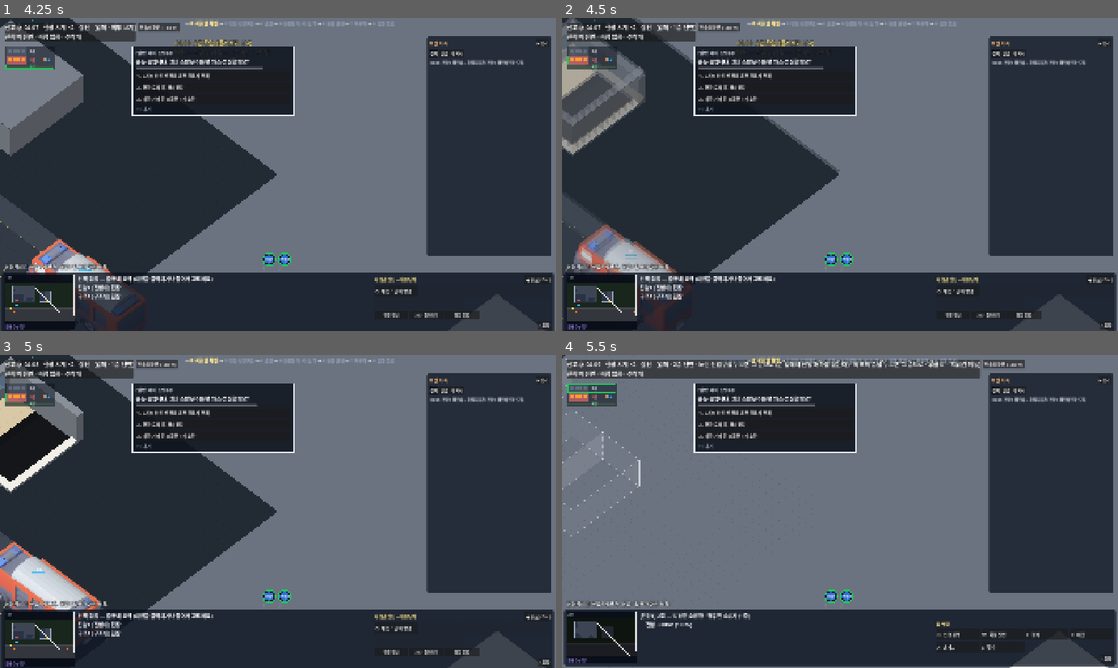
Above: before the commit, frames 1-4 (two rows, left to right).
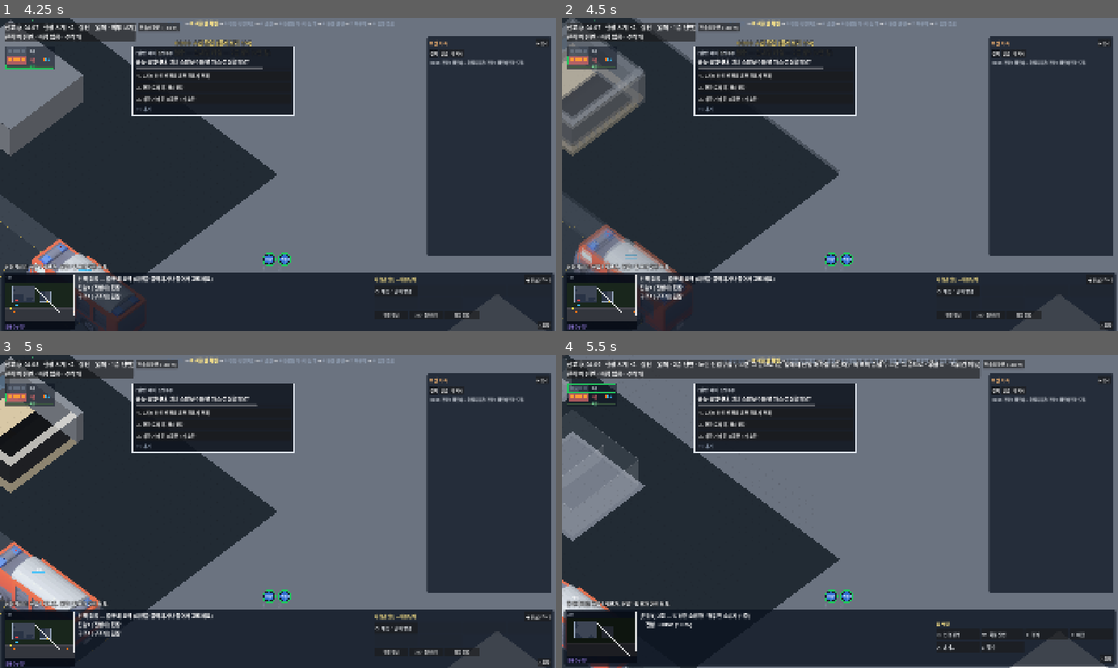
Above: after the commit, the same moments.

Repository: koo2957-collab/golden-time-game
Game: Godot game, scene res://scenes/world/world.tscn
The game is run twice, just before and just after one commit, with the same random seed, the same clock (stepped at 60 frames per second) and the same inputs. This scene is started directly instead of the project's main scene.
Inputs (mouse positions are in pixels of both pictures, inside the frame that each line leads up to):
- Up to frame 1 (4.25 s): click "현장 도착 (Enter)" at 0.5 s; tap Enter at 1.25 s; drag from (38, 299) to (333, 105) at 1.27 s; click "Q 전략 변경…" at 2 s; click "◀ 뒤로 (Esc)" at 2.75 s; click "W 대응단계…" at 3.5 s
- Up to frame 2 (4.5 s): drag from (589, 58) to (812, 237) at 4.27 s
- Up to frame 3 (5 s): no input
- Up to frame 4 (5.5 s): move the mouse to (840, 599) at 5.02 s; hold Page Up (floor_up) from 5.03 s (still down); tap Right (camera_right) at 5.1 s; click (840, 599) at 5.17 s

Frame 1 is identical in both runs. In frame 2, 0.6% of the frame differs, in the area x 0-14%, y 22-45%; in frame 3, 0.9%; in frame 4, 20%, in the area x 0-50%, y 0-100%.

Commit message:
F01: 단면 보기 — 앞 바깥벽 15% 반투명·실내 벽 허리 높이 그라데이션·문·창 진하게, 바로 위·아래 층 회백색 10%, 먼 아래층 외관 덩어리
Co-Authored-By: Claude Opus 5.5 <noreply@anthropic.com>

Diff:
--- a/data/ui/view_params.json
+++ b/data/ui/view_params.json
@@ -5,7 +5,12 @@
   "above_alpha": {"value": 0.25, "source": "화면 설정", "note": "쓰지 않음 (2026-11-11 F01: 위·아래 다른 층은 벽 선·사람 테두리만 — 투명도는 FloorLayer.GHOST_* 색에)"},
   "visible_floors_below": {"value": 2, "source": "화면 설정", "note": "지금 층 아래로 함께 쌓아 보일 층 수. 층 번호가 이어진 층만 (초고층의 생략 층·땅 밑은 쌓지 않는다)"},
   "below_modulate": {"value": [0.75, 0.55], "source": "화면 설정", "note": "아래 층 밝기 (한 층 아래, 두 층 아래)"},
-  "front_wall": {"value": "cut", "source": "화면 설정", "note": "단면 보기의 앞벽(남·동)과 실내 벽 모양: cut(잘린 벽) / hidden(숨김)"},
+  "front_wall": {"value": "glass", "source": "화면 설정", "note": "단면 보기의 앞벽(남·동)과 실내 벽 모양: glass(2026-11-11 사용자 결정 — 앞 바깥벽은 천장 높이 반투명, 실내 벽은 허리 높이 위로 갈수록 투명) / cut(잘린 벽) / hidden(숨김)"},
+  "front_wall_alpha": {"value": 0.15, "source": "화면 설정", "note": "앞 바깥벽(남·동) 면 진하기 (2026-11-11 사용자 결정 15%). 문·창은 진하게 그대로"},
+  "wall_cap_alpha": {"value": 0.75, "source": "화면 설정", "note": "앞 바깥벽 꼭대기 띠 진하기 — 면이 투명해도 건물 경계가 또렷하게"},
+  "inner_wall_m": {"value": 1.2, "source": "화면 설정", "note": "실내 벽 높이 (천장 2.4m의 절반, 2026-11-11 사용자 결정)"},
+  "inner_wall_top_alpha": {"value": 0.2, "source": "화면 설정", "note": "실내 벽 꼭대기 진하기 — 바닥 쪽 1에서 위로 갈수록 이 값까지 투명해진다"},
+  "adjacent_alpha": {"value": 0.1, "source": "화면 설정", "note": "바로 위·아래 층의 벽·바닥 진하기 (회백색 한 톤, 2026-11-11 사용자 결정 10%)"},
   "wall_cut_m": {"value": 0.2, "source": "화면 설정", "note": "잘린 벽 높이. 윗면을 밝은 단면 띠로 그린다"},
   "slab_m": {"value": 0.3, "source": "추정", "note": "층 사이 바닥판(슬래브) 두께. 앞쪽 모서리에 진회색 띠로 보인다"},
   "transition_s": {"value": 0.3, "source": "화면 설정", "note": "외부↔단면, 층 이동 전환 연출 시간 (시뮬레이션은 멈추지 않는다)"},
--- a/scripts/ui/building/floor_layer.gd
+++ b/scripts/ui/building/floor_layer.gd
@@ -119,6 +119,15 @@
 			if _ghost_units:
 				_ghost_units.visible = v
 			queue_redraw()
+## 다른 층 그리는 방식: 0 지금 층 / 1 바로 위·아래 / 2 먼 아래층(외관 덩어리) / 3 먼 위층(사람 테두리만). ghost는 0이 아닐 때 켜진다
+var ghost_mode := 0:
+	set(v):
+		if v != ghost_mode:
+			ghost_mode = v
+			ghost = v != 0
+			queue_redraw()
+var _ghost_outdoor_idx: Dictionary = {}  # level -> 바깥 땅 칸 삼각형 index
+var _ghost_floor_idx: Dictionary = {}  # level -> 실내 바닥 칸 삼각형 index
 const GHOST_WALL := Color(1, 1, 1, 0.42)
 const GHOST_INNER := Color(1, 1, 1, 0.34)
 const GHOST_FIRE_WALL := Color(1.0, 0.55, 0.15, 0.8)
@@ -1171,7 +1180,14 @@
 	match t:
 		BuildingData.Cell.WALL:
 			var wh := _wall_height(x, y)
-			_block(x, y, 0.0, wh, _structure_color(skin.color("wall")), _cut_top(wh))
+			match stack.wall_kind(level, x, y, _outside()):
+				FloorStack.Wall.GLASS:
+					_wall_piece(x, y, 0.0, wh, _structure_color(skin.color("wall")), stack.params.front_wall_alpha, stack.params.front_wall_alpha, stack.params.wall_cap_alpha)
+				FloorStack.Wall.HALF:
+					var ta := stack.params.inner_wall_top_alpha
+					_wall_piece(x, y, 0.0, wh, _structure_color(skin.color("wall")), 1.0, ta, maxf(ta, 0.35))
+				_:
+					_block(x, y, 0.0, wh, _structure_color(skin.color("wall")), _cut_top(wh))
 		BuildingData.Cell.WINDOW:
 			_draw_window(x, y)
 		BuildingData.Cell.DOOR:
@@ -1267,8 +1283,12 @@
 		return
 	_block(x, y, 0.0, WINDOW_SILL_M, wall)
 	if glass.a > 0.0:
-		_block(x, y, WINDOW_SILL_M, WINDOW_TOP_M, glass)
-	_block(x, y, WINDOW_TOP_M, h, wall)
+		_block(x, y, WINDOW_SILL_M, minf(WINDOW_TOP_M, h), glass)
+	# 창 위 벽: 앞 바깥벽이면 벽과 같은 반투명 (창 자체는 진하게 — 깨서 배연하는 대상)
+	if stack.wall_kind(level, x, y, _outside()) == FloorStack.Wall.GLASS:
+		_wall_piece(x, y, WINDOW_TOP_M, h, wall, stack.params.front_wall_alpha, stack.params.front_wall_alpha, stack.params.wall_cap_alpha)
+	else:
+		_block(x, y, WINDOW_TOP_M, h, wall)
 
 
 func _draw_flame(x: int, y: int, base_m: float) -> void:
@@ -1812,6 +1832,39 @@
 	_quad(nw + hi, ne + hi, se + hi, sw + hi, top_color if top_color.a > 0.0 else color)
 
 
+## 투명한 벽 한 칸: 이웃이 벽(벽·문·창)인 쪽 면은 그리지 않아 겹친 이음새가 보이지 않는다.
+## 면은 바닥(a0) → 꼭대기(a1)로 진하기가 바뀐다. 꼭대기 윗면은 cap 진하기 (벽 경계가 또렷하게)
+func _wall_piece(x: int, y: int, h0: float, h1: float, color: Color, a0: float, a1: float, cap: float) -> void:
+	if h1 <= h0:
+		return
+	var b := sim.building
+	var wallish := [BuildingData.Cell.WALL, BuildingData.Cell.DOOR, BuildingData.Cell.WINDOW]
+	var nw := proj.to_screen(Vector2(x, y))
+	var ne := proj.to_screen(Vector2(x + 1, y))
+	var se := proj.to_screen(Vector2(x + 1, y + 1))
+	var sw := proj.to_screen(Vector2(x, y + 1))
+	var lo := Vector2(0, -h0 * IsoProjection.PX_PER_M)
+	var hi := Vector2(0, -h1 * IsoProjection.PX_PER_M)
+	if not (b.in_bounds(x, y + 1) and b.cell(level, x, y + 1) in wallish):
+		var c := color.darkened(SOUTH_SHADE)
+		_quad_grad(sw + lo, se + lo, se + hi, sw + hi, Color(c, a0), Color(c, a1))
+	if not (b.in_bounds(x + 1, y) and b.cell(level, x + 1, y) in wallish):
+		var c := color.darkened(EAST_SHADE)
+		_quad_grad(ne + lo, se + lo, se + hi, ne + hi, Color(c, a0), Color(c, a1))
+	_quad(nw + hi, ne + hi, se + hi, sw + hi, Color(_structure_color(skin.color("cut_face")), cap))
+
+
+## 아래 두 점은 bottom 색, 위 두 점은 top 색 (a, b = 아래 / c, d = 위)
+func _quad_grad(a: Vector2, b: Vector2, c: Vector2, d: Vector2, bottom: Color, top: Color) -> void:
+	if _batching:
+		var base := _bq_pts.size()
+		_bq_pts.append_array([a, b, c, d])
+		_bq_cols.append_array([bottom, bottom, top, top])
+		_bq_idx.append_array([base, base + 1, base + 2, base, base + 2, base + 3])
+		return
+	draw_primitive(PackedVector2Array([a, b, c, d]), PackedColorArray([bottom, bottom, top, top]), PackedVector2Array())
+
+
 func _quad(a: Vector2, b: Vector2, c: Vector2, d: Vector2, color: Color) -> void:
 	if _batching:
 		var base := _bq_pts.size()
@@ -1891,12 +1944,15 @@
 
 
 func _wall_height(x: int, y: int) -> float:
-	# R17: 뒷벽(바깥이 북·서) 천장까지, 앞벽·실내 벽은 잘린 벽. 외부 보기는 외벽이 모두 천장까지
+	# R17: 뒷벽(바깥이 북·서) 천장까지. 외부 보기는 외벽이 모두 천장까지.
+	# 2026-11-11: 앞 바깥벽은 천장 높이 반투명(GLASS), 실내 벽은 허리 높이(HALF)
 	match stack.wall_kind(level, x, y, _outside()):
-		FloorStack.Wall.FULL:
+		FloorStack.Wall.FULL, FloorStack.Wall.GLASS:
 			return CEILING_M
 		FloorStack.Wall.CUT:
 			return stack.params.wall_cut_m
+		FloorStack.Wall.HALF:
+			return stack.params.inner_wall_m
 	return 0.0
 
 
@@ -2203,37 +2259,93 @@
 	return runs
 
 
-## 다른 층 = 유리 상자 (2026-11-11 사용자 결정): 벽을 높이 있는 면으로 — 바깥벽은 반투명 실선(위·아래·양 끝 세로선),
-## 확인된 내부 벽은 옅은 반투명 면 + 반투명 점선 테두리, 모르는 곳의 내부 벽은 그리지 않는다. 불을 아는 방의 벽은 주황
+## 다른 층 (2026-11-11 사용자 결정):
+##   ghost_mode 1 = 바로 위·아래 층: 벽·바닥만 회백색 한 톤 adjacent_alpha (바깥벽 천장 높이, 확인된 실내 벽 허리 높이)
+##   ghost_mode 2 = 먼 아래층: 건물 외관 덩어리 (외벽·창·지붕) — 땅에서부터 이어진 건물로 보인다
+##   ghost_mode 3 = 먼 위층: 아무것도 그리지 않는다 (지금 층을 가리므로 잘라 낸다 — 인형집 단면)
+## 어느 경우든 그 층의 대원은 노란 테두리, 발견한 요구조자는 빨간 테두리 (_draw_ghost_units, 지금 층 위에 비쳐 보임).
+## 1층(땅)이면 바깥 땅과 차량은 그대로 그린다
 func _draw_ghost() -> void:
 	_update_fire_rooms()
+	if level == _first_level and ghost_mode != 3:
+		_draw_outdoor_ground()
+		var alpha := sim.clock.alpha()
+		for v in sim.units.vehicles:
+			if not v.away:
+				_draw_vehicle(v, alpha)
+	match ghost_mode:
+		1:
+			_draw_adjacent()
+		2:
+			_draw_far_block()
+	if _ghost_units:
+		_ghost_units.queue_redraw()
+
+
+## 바깥 땅만 (건물 안 바닥 칸은 빼고)
+func _draw_outdoor_ground() -> void:
+	_update_ground_colors()
+	if not _ghost_outdoor_idx.has(level):
+		var idx := PackedInt32Array()
+		var types: PackedByteArray = _ground_types[level]
+		for n in types.size():
+			if types[n] in BuildingData.OUTDOOR:
+				var base := n * 4
+				idx.append_array([base, base + 1, base + 2, base, base + 2, base + 3])
+		_ghost_outdoor_idx[level] = idx
+	var oi: PackedInt32Array = _ghost_outdoor_idx[level]
+	if not oi.is_empty():
+		RenderingServer.canvas_item_add_triangle_array(get_canvas_item(), oi, _ground_points[level], _ground_colors)
+
+
+## 바로 위·아래 층: 실내 바닥 칸과 벽을 회백색 한 톤으로 흐리게
+func _draw_adjacent() -> void:
+	var a := stack.params.adjacent_alpha
+	var tone := Color(0.86, 0.87, 0.9)
+	# 바닥: 실내 칸 마름모를 한 번에
+	if not _ghost_floor_idx.has(level):
+		var idx := PackedInt32Array()
+		var types: PackedByteArray = _ground_types[level]
+		for n in types.size():
+			if not types[n] in BuildingData.OUTDOOR:
+				var base := n * 4
+				idx.append_array([base, base + 1, base + 2, base, base + 2, base + 3])
+		_ghost_floor_idx[level] = idx
+	var fi: PackedInt32Array = _ghost_floor_idx[level]
+	# 위층 바닥은 그리지 않는다: 지금 층 전체를 뿌옇게 덮는다 (벽만으로 위층이 있음을 안다)
+	if not fi.is_empty() and depth < ABOVE_DEPTH:
+		var cols := PackedColorArray()
+		cols.resize(_ground_points[level].size())
+		cols.fill(Color(tone, a))
+		RenderingServer.canvas_item_add_triangle_array(get_canvas_item(), fi, _ground_points[level], cols)
+	# 벽: 바깥벽은 천장 높이, 실내 벽은 확인된 곳만 허리 높이
 	var p := sim.perception
 	var plan_known := sim.command.interior.plan_known
 	for run: Dictionary in _ghost_wall_runs(level):
 		var outer: bool = run.outer
 		var known := outer or plan_known or not p.enabled
-		var burning := false
 		for ci: int in run.comps:
-			if _fire_rooms.has(ci):
-				burning = true
 			if not known and p.room_seen[ci] == 1:
 				known = true
 		if not known:
 			continue
+		var h := CEILING_M if outer else stack.params.inner_wall_m
 		var a0 := proj.to_screen(run.a, 0.0)
 		var b0 := proj.to_screen(run.b, 0.0)
-		var a1 := proj.to_screen(run.a, CEILING_M)
-		var b1 := proj.to_screen(run.b, CEILING_M)
-		var line: Color = GHOST_FIRE_WALL if burning else (GHOST_WALL if outer else GHOST_INNER)
-		var face := Color(line, GHOST_FACE_ALPHA if outer else GHOST_INNER_FACE_ALPHA)
-		draw_colored_polygon(PackedVector2Array([a0, b0, b1, a1]), face)
-		if outer:
-			draw_polyline(PackedVector2Array([a0, b0, b1, a1, a0]), line, 1.5)
-		else:
-			for seg in [[a1, b1], [a0, a1], [b0, b1], [a0, b0]]:
-				draw_dashed_line(seg[0], seg[1], line, 1.2, 5.0)
-	if _ghost_units:
-		_ghost_units.queue_redraw()
+		var a1 := proj.to_screen(run.a, h)
+		var b1 := proj.to_screen(run.b, h)
+		draw_colored_polygon(PackedVector2Array([a0, b0, b1, a1]), Color(tone, a))
+		draw_line(a1, b1, Color(tone, minf(1.0, a * 2.5)), 1.2)
+
+
+## 먼 아래층: 건물 외관 덩어리 (외벽 남·동 면 + 지붕 + 창)
+func _draw_far_block() -> void:
+	var fp: Rect2i = _footprint.get(level, _shell_fp)
+	var wall := Color(SHELL_WALL, 1.0)
+	_box(Vector2(fp.position), Vector2(fp.end), 0.0, CEILING_M, wall, wall, ROOF_TOP)
+	# 앞쪽(남·동) 창: 외부 보기와 같은 그림 (불빛·연기 창 색 포함)
+	for w: Dictionary in _ext_windows.get(level, []):
+		_draw_facade_window(w, 0.0, CEILING_M)
 
 
 ## 다른 층의 대원(노랑)·발견한 요구조자(빨강): 그림을 테두리 셰이더로. 그림이 없으면 동그라미 테두리
--- a/scripts/ui/building/floor_stack.gd
+++ b/scripts/ui/building/floor_stack.gd
@@ -6,7 +6,8 @@
 ## - 벽: 바깥이 북·서쪽에 붙은 외벽(뒷벽, 카메라에서 먼 쪽)은 온전하게 세워 건물 모양을 남기고,
 ##   앞벽(남·동)과 실내 벽은 잘린 벽(또는 숨김)이다. 외부 보기에서는 외벽이 모두 온전하다.
 
-enum Wall { FULL, CUT, HIDDEN }
+## GLASS: 앞 바깥벽(남·동) 천장 높이 반투명 / HALF: 실내 벽 허리 높이, 위로 갈수록 투명 (front_wall = "glass")
+enum Wall { FULL, CUT, HIDDEN, GLASS, HALF }
 
 ## 앞쪽 모서리 방향 (슬래브 단면 띠를 그리는 쪽)
 const EDGE_SOUTH := 1
@@ -93,6 +94,8 @@
 	# 북(1)·서(2)에 바깥이 붙은 벽 = 뒷벽
 	if outside & 3:
 		return Wall.FULL
+	if params.front_wall == "glass":
+		return Wall.GLASS if outside != 0 else Wall.HALF
 	return Wall.HIDDEN if params.front_wall == "hidden" else Wall.CUT
 
 
--- a/scripts/ui/building/view_params.gd
+++ b/scripts/ui/building/view_params.gd
@@ -13,7 +13,12 @@
 var pick_magnet_px := 30.0
 var below_modulate: Array[float] = [0.75, 0.55]
 ## "cut"(잘린 벽) 또는 "hidden"(숨김)
-var front_wall := "cut"
+var front_wall := "glass"
+var front_wall_alpha := 0.15
+var wall_cap_alpha := 0.75
+var inner_wall_m := 1.2
+var inner_wall_top_alpha := 0.2
+var adjacent_alpha := 0.1
 var wall_cut_m := 0.2
 var slab_m := 0.3
 var transition_s := 0.3
@@ -54,6 +59,11 @@
 	for m: Variant in _value(data, "below_modulate", [0.75, 0.55]):
 		below_modulate.append(float(m))
 	front_wall = str(_value(data, "front_wall", front_wall))
+	front_wall_alpha = float(_value(data, "front_wall_alpha", front_wall_alpha))
+	wall_cap_alpha = float(_value(data, "wall_cap_alpha", wall_cap_alpha))
+	inner_wall_m = float(_value(data, "inner_wall_m", inner_wall_m))
+	inner_wall_top_alpha = float(_value(data, "inner_wall_top_alpha", inner_wall_top_alpha))
+	adjacent_alpha = float(_value(data, "adjacent_alpha", adjacent_alpha))
 	wall_cut_m = float(_value(data, "wall_cut_m", wall_cut_m))
 	slab_m = float(_value(data, "slab_m", slab_m))
 	transition_s = float(_value(data, "transition_s", transition_s))
--- a/scripts/ui/iso_view.gd
+++ b/scripts/ui/iso_view.gd
@@ -144,8 +144,8 @@
 		layer.visible = true
 		_configure(layer, depth, shown, _exterior)
 		layer.position = Vector2(0, stack.offset_px(depth))
-		# 아래층은 실루엣(벽 선·사람 테두리)만 — 흐리게 하지 않는다 (F01)
-		layer.ghost = depth > 0
+		# 바로 아래층은 회백색 10%, 그 아래는 건물 외관 덩어리 (2026-11-11 사용자 결정)
+		layer.ghost_mode = 0 if depth == 0 else (1 if depth == 1 else 2)
 		layer.modulate = Color.WHITE
 	# 위층: 지금 층 위로 FLOOR_GAP_PX씩 올려 반투명 (외부 보기에서는 숨김)
 	var above: Array[int] = []
@@ -163,7 +163,8 @@
 		up.thermal = thermal
 		up.upper_level = above[k + 1] if k + 1 < above.size() else -1
 		up.lower_level = above[k - 1] if k > 0 else _level
-		up.ghost = true
+		# 바로 위층은 회백색 10%, 더 위는 잘라 냄(사람 테두리만) — 지금 층을 가리지 않게
+		up.ghost_mode = 1 if k == 0 else 3
 		up.refresh()
 		up.position = Vector2(0, -stack.offset_px(k + 1))
 		# 위층도 실루엣만 (F01) — 투명도는 선 색에 들어 있다
--- a/tests/test_cutaway.gd
+++ b/tests/test_cutaway.gd
@@ -16,7 +16,8 @@
 	assert_eq([p.visible_floors_above, p.above_alpha], [2, 0.25], "위 2개 층, 반투명 0.25")
 	assert_eq(p.visible_floors_below, 2, "아래 2개 층")
 	assert_eq(p.below_modulate, [0.75, 0.55] as Array[float], "아래 층 밝기")
-	assert_eq(p.front_wall, "cut", "앞벽은 잘린 벽")
+	assert_eq(p.front_wall, "glass", "앞벽은 반투명 (2026-11-11 결정)")
+	assert_eq([p.front_wall_alpha, p.inner_wall_m, p.adjacent_alpha], [0.15, 1.2, 0.1], "앞벽 15%, 실내 벽 1.2m, 바로 위·아래 층 10%")
 	assert_eq(p.wall_cut_m, 0.2, "잘린 벽 20cm")
 
 
@@ -55,12 +56,12 @@
 	var s := _stack(APT)
 	assert_eq(s.wall_kind(12, 10, 4), FloorStack.Wall.FULL, "북쪽 외벽(창)은 뒷벽 — 온전")
 	assert_eq(s.wall_kind(12, 6, 10), FloorStack.Wall.FULL, "서쪽 외벽은 뒷벽 — 온전")
-	assert_eq(s.wall_kind(12, 8, 19), FloorStack.Wall.CUT, "남쪽 외벽은 앞벽 — 잘린 벽")
-	assert_eq(s.wall_kind(12, 10, 19), FloorStack.Wall.CUT, "남쪽 창도 잘린 벽")
-	assert_eq(s.wall_kind(12, 53, 10), FloorStack.Wall.CUT, "동쪽 외벽은 앞벽 — 잘린 벽")
-	assert_eq(s.wall_kind(12, 53, 19), FloorStack.Wall.CUT, "남동 모서리는 잘린 벽")
+	assert_eq(s.wall_kind(12, 8, 19), FloorStack.Wall.GLASS, "남쪽 외벽은 앞벽 — 반투명")
+	assert_eq(s.wall_kind(12, 10, 19), FloorStack.Wall.GLASS, "남쪽 창 자리도 앞벽 (창 자체는 진하게)")
+	assert_eq(s.wall_kind(12, 53, 10), FloorStack.Wall.GLASS, "동쪽 외벽은 앞벽 — 반투명")
+	assert_eq(s.wall_kind(12, 53, 19), FloorStack.Wall.GLASS, "남동 모서리도 반투명")
 	assert_eq(s.wall_kind(12, 6, 19), FloorStack.Wall.FULL, "남서 모서리 기둥은 건물 모양을 남김")
-	assert_eq(s.wall_kind(12, 20, 12), FloorStack.Wall.CUT, "실내 벽은 잘린 벽")
+	assert_eq(s.wall_kind(12, 20, 12), FloorStack.Wall.HALF, "실내 벽은 허리 높이 (위로 갈수록 투명)")
 	assert_eq(s.wall_kind(12, 15, 15), FloorStack.Wall.HIDDEN, "바닥은 벽이 아님")
 	assert_true(s.is_back_wall(12, 10, 4) and not s.is_back_wall(12, 8, 19), "뒷벽·앞벽 구분")
 	# 외부 보기는 외벽이 모두 닫힌다
--- a/tests/ui_cutaway.gd
+++ b/tests/ui_cutaway.gd
@@ -53,7 +53,7 @@
 	# F01 (2026-11-11): 다른 층은 실루엣(벽 선·사람 테두리)만 — 흐리게 하지 않고 ghost로 그린다
 	_check("아래층은 220px씩 아래·실루엣", [iso.layers[0].ghost, iso.layers[1].position.y, iso.layers[1].ghost, iso.layers[2].ghost], [false, 220.0, true, true])
 	_check("위층 13·14층은 220px씩 위에 실루엣", [iso.upper_layers[0].visible, iso.upper_layers[0].level, iso.upper_layers[1].level, iso.upper_layers[0].position.y, iso.upper_layers[0].ghost], [true, 13, 14, -220.0, true])
-	_check("12층 남쪽 앞벽은 잘린 벽(0.2m)", iso.layers[0]._wall_height(8, 19), 0.2)
+	_check("12층 남쪽 앞벽은 천장 높이 반투명 (2026-11-11 결정)", iso.layers[0]._wall_height(8, 19), 2.4)
 	_check("12층 북쪽 뒷벽은 천장까지", iso.layers[0]._wall_height(10, 4), 2.4)
 	_check("계단이 11층에서 12층으로 이어짐 (11층 노드의 계단 디딤판 20칸)", iso.layers[1]._ramp_cells().size(), 20)
 	_check("12층 바닥은 계단실 자리가 뚫림", iso.layers[0].lower_level, 11)
Binary file changed: docs/ref/cutaway_exterior.png
Binary file changed: docs/ref/cutaway_interior.png
Not shown, changed: docs/decisions.md
